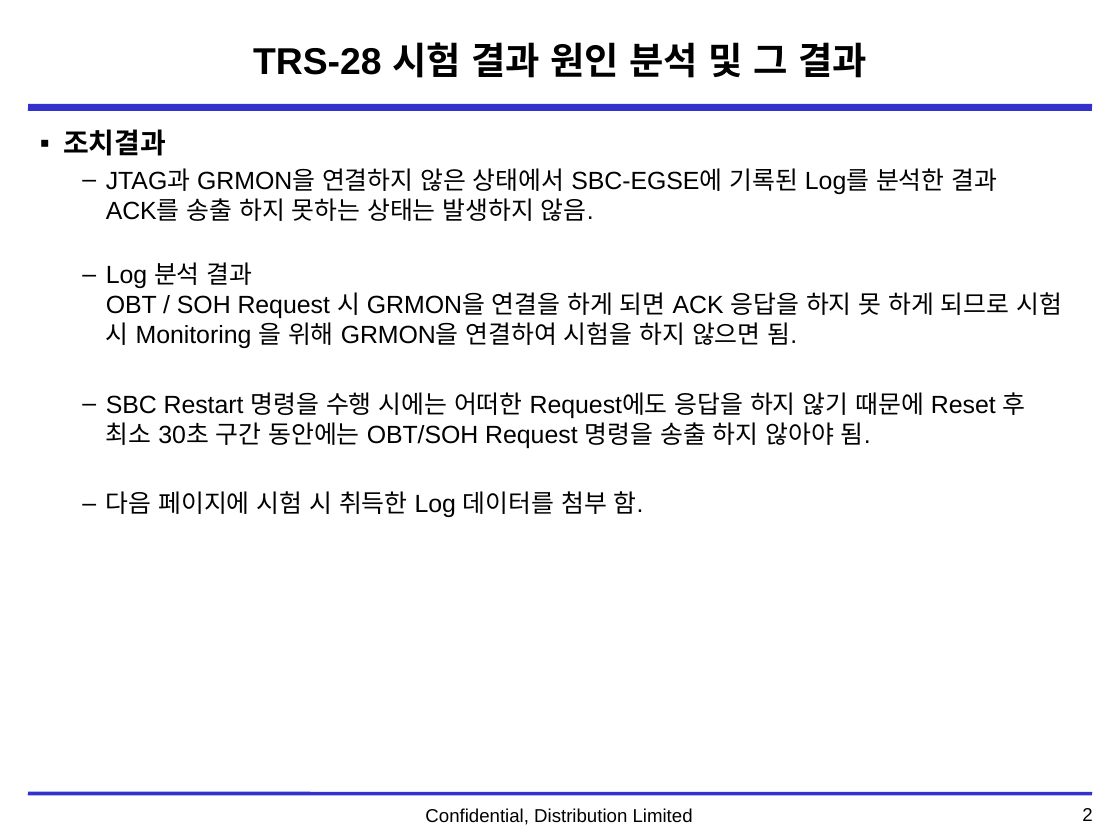
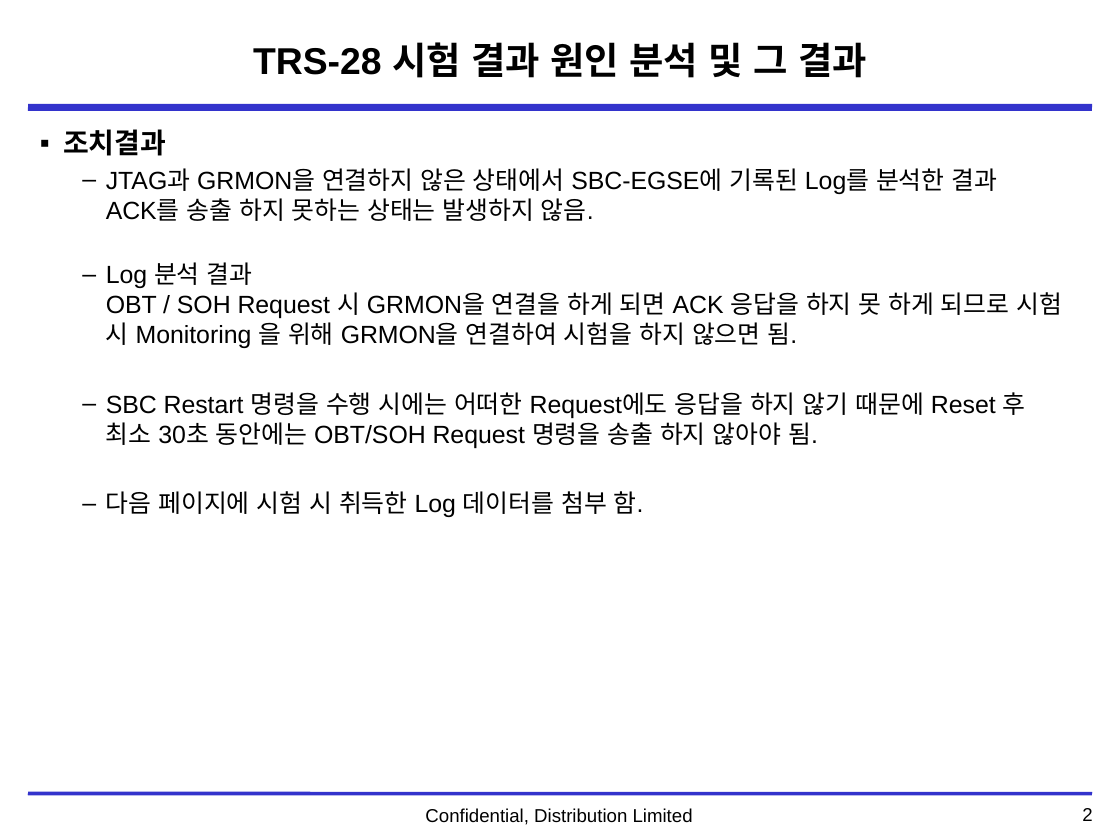
Before and after one commit to ds1hvh/Dev-Docu, a slide deck: slide 3 of 1. Project/DTNPL/Weekly Report/DTN_SBC-TRS28-분석 20200831.pptx. Drawn at 1120x840 pixels with LibreOffice and Linux fonts; fonts in the diff are those of the drawing; background and template pictures are left out. Boxes give left, top, right and bottom in pixels: in the first picture for what was removed or moved away, otherwise in the second. Text is boxed around its words. In the diff, an @@ line names an element or a change of style, - is before the commit and + after.

```diff
--- a/1. Project/DTNPL/Weekly Report/DTN_SBC-TRS28-분석 20200831.pptx
+++ b/1. Project/DTNPL/Weekly Report/DTN_SBC-TRS28-분석 20200831.pptx
@@ text at bbox=[106, 392, 1026, 448]: text changed @@
-  – SBC Restart 명령을 수행 시에는 어떠한 Request에도 응답을 하지 않기 때문에 Reset 후 최소 30초 구간 동안에는 OBT/SOH Request 명령을 송출 하지 않아야 됨.
+  – SBC Restart 명령을 수행 시에는 어떠한 Request에도 응답을 하지 않기 때문에 Reset 후 최소 30초 동안에는 OBT/SOH Request 명령을 송출 하지 않아야 됨.
```
Also in this commit, not shown: 2 other slides changed, 8 other files.
